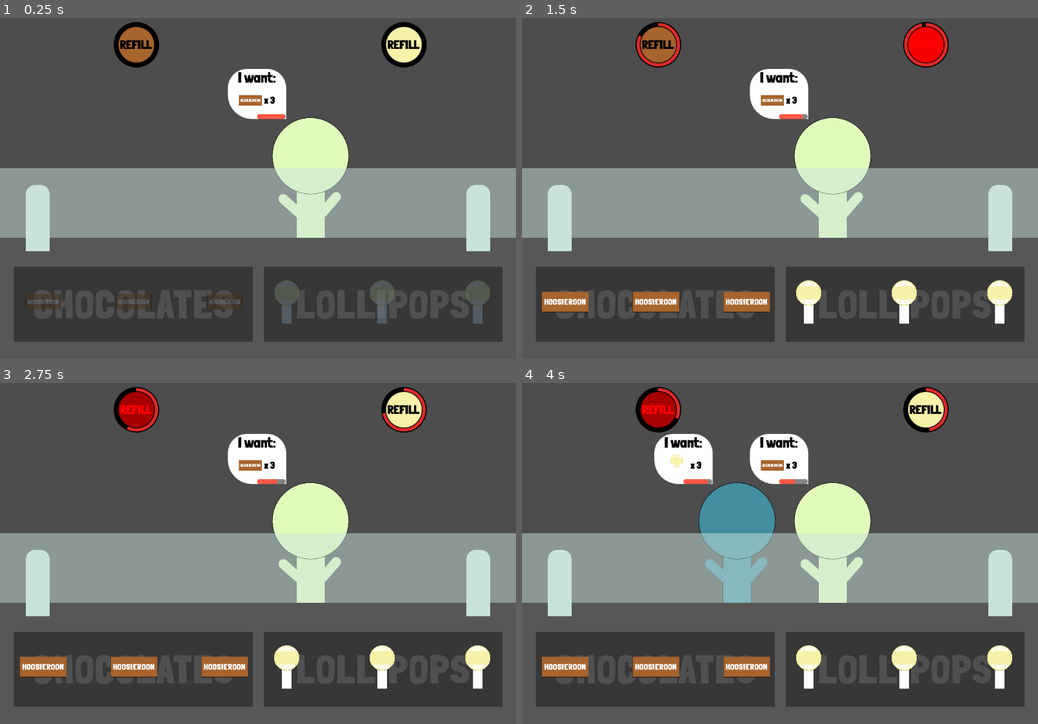
Above: before the commit, frames 1-4 (two rows, left to right).
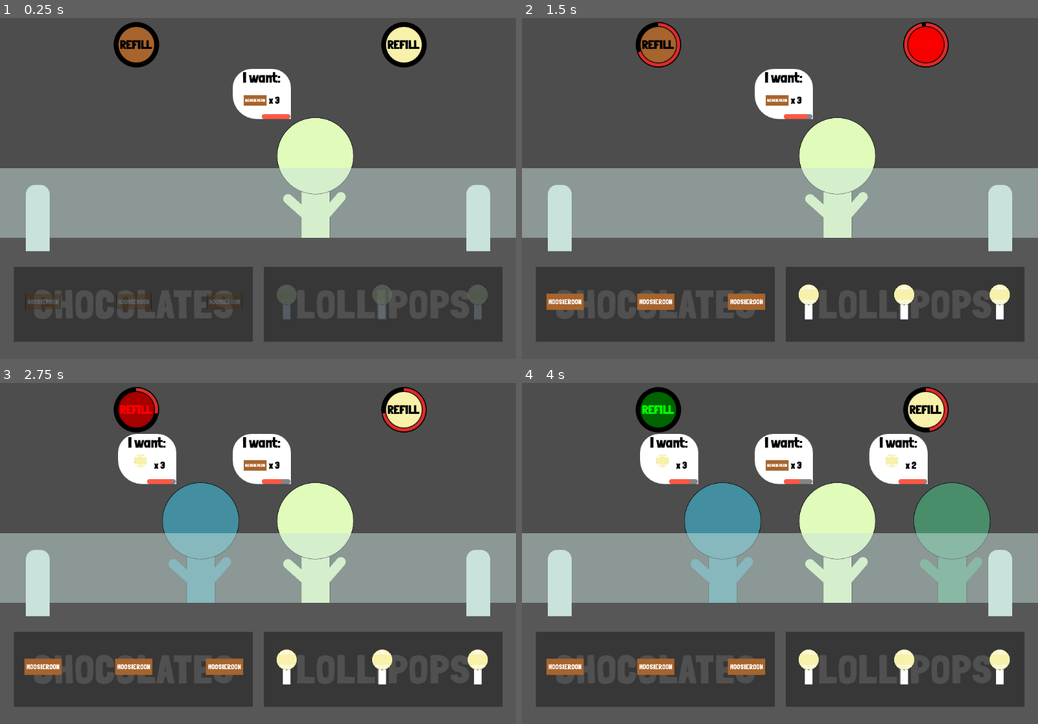
Above: after the commit, the same moments.

Repository: CamComDuck/Hoosieroons
Game: Godot game, scene res://level/level.tscn
The game is run twice, just before and just after one commit, with the same random seed, the same clock (stepped at 60 frames per second) and the same inputs.
Inputs:
- Up to frame 1 (0.25 s): no input
- Up to frame 2 (1.5 s): click "REFILL" at 0.5 s; click "REFILL" at 1.25 s
- Up to frame 3 (2.75 s): click "REFILL" at 2 s
- Up to frame 4 (4 s): click "REFILL" at 2.75 s; click "REFILL" at 3.5 s

The runs differ from the first frame. In frame 1, 1.8% of the frame differs, in the area x 44-95%, y 14-90%; in frame 2, 3.1%; in frame 3, 8.2%; in frame 4, 12%, in the area x 3-96%, y 1-90%.

Commit message:
Fix overlapping collision boxes causing various bugs

Diff:
--- a/project/chocolate/chocolate.gd
+++ b/project/chocolate/chocolate.gd
@@ -15,24 +15,24 @@
 			_offset = get_global_mouse_position() - global_position
 			DragManager.is_dragging = true
 
-
 		if Input.is_action_pressed("click"):
 			global_position = get_global_mouse_position() - _offset
-		elif Input.is_action_just_released("click") and _hovered_object != null:
+
+		elif Input.is_action_just_released("click"):
 			DragManager.is_dragging = false
 
 			if _is_inside_dropable:
+				if _hovered_object != null:
+					DragManager.available_chocolate_spots.append(_current_object)
+					DragManager.available_chocolate_spots.erase(_hovered_object)
 
-				DragManager.available_chocolate_spots.append(_current_object)
-				DragManager.available_chocolate_spots.erase(_hovered_object)
-
-				if _hovered_object.is_in_group("customer"):
-					_hovered_object.want_item_collision("CHOCOLATE")
-					queue_free()
-				else:
-					_current_object = _hovered_object
-					var tween = get_tree().create_tween()
-					tween.tween_property(self, "position",_hovered_object.position, 0.2).set_ease(Tween.EASE_OUT)
+					if _hovered_object.is_in_group("customer"):
+						_hovered_object.want_item_collision("CHOCOLATE")
+						queue_free()
+					else:
+						_current_object = _hovered_object
+						var tween = get_tree().create_tween()
+						tween.tween_property(self, "position",_hovered_object.position, 0.2).set_ease(Tween.EASE_OUT)
 			else:
 				var tween = get_tree().create_tween()
 				tween.tween_property(self, "global_position",_initial_pos, 0.2).set_ease(Tween.EASE_OUT)
@@ -41,13 +41,11 @@
 func _on_mouse_entered() -> void:
 	if not DragManager.is_dragging:
 		_draggable = true
-		scale = Vector2(1.1, 1.1)
 
 
 func _on_mouse_exited() -> void:
 	if not DragManager.is_dragging:
 		_draggable = false
-		scale = Vector2(1, 1)
 
 
 func _on_body_entered(body: Node2D) -> void:
@@ -65,7 +63,6 @@
 		body.modulate = Color(Color.GRAY, 1)
 
 
-
 func _on_body_exited(body: Node2D) -> void:
 	if body.is_in_group(DragManager.dropable_chocolate_group):
 		_is_inside_dropable = false
--- a/project/chocolate/chocolate.tscn
+++ b/project/chocolate/chocolate.tscn
@@ -4,7 +4,7 @@
 [ext_resource type="Texture2D" uid="uid://dce0nvmb3f6id" path="res://chocolate/chocolate.png" id="1_mor37"]
 
 [sub_resource type="RectangleShape2D" id="RectangleShape2D_yby3i"]
-size = Vector2(98, 42)
+size = Vector2(75, 32)
 
 [node name="Chocolate" type="Area2D"]
 z_index = 12
@@ -14,10 +14,11 @@
 script = ExtResource("1_alwcb")
 
 [node name="Sprite2D" type="Sprite2D" parent="."]
-scale = Vector2(0.1, 0.1)
+scale = Vector2(0.08, 0.08)
 texture = ExtResource("1_mor37")
 
 [node name="CollisionShape2D" type="CollisionShape2D" parent="."]
+position = Vector2(-0.5, 0)
 shape = SubResource("RectangleShape2D_yby3i")
 
 [connection signal="body_entered" from="." to="." method="_on_body_entered"]
--- a/project/customer/customer.gd
+++ b/project/customer/customer.gd
@@ -36,7 +36,6 @@
 
 func want_item_collision(item : String) -> void:
 	if item == _want_item:
-		print("receive emit!")
 		_items_left -= 1
 		if _items_left > 0:
 			item_count.text = "x " + str(_items_left)
--- a/project/customer/customer.tscn
+++ b/project/customer/customer.tscn
@@ -22,7 +22,7 @@
 
 [sub_resource type="CapsuleShape2D" id="CapsuleShape2D_vmd3l"]
 radius = 77.02
-height = 291.4
+height = 250.0
 
 [node name="Customer" type="StaticBody2D" groups=["customer"]]
 collision_layer = 2
@@ -86,6 +86,7 @@
 one_shot = true
 
 [node name="CollisionShape2D" type="CollisionShape2D" parent="."]
+position = Vector2(0, -11)
 shape = SubResource("CapsuleShape2D_vmd3l")
 
 [connection signal="timeout" from="HappinessTimer" to="." method="_on_happiness_timer_timeout"]
--- a/project/level/level.gd
+++ b/project/level/level.gd
@@ -66,7 +66,7 @@
 
 
 func _restart_respawn_timer() -> void:
-	var random_time = randf_range(2.5, 4.5)
+	var random_time = randf_range(1.5, 3.25)
 	customer_respawn_timer.wait_time = random_time
 	customer_respawn_timer.start()
 
--- a/project/level/level.tscn
+++ b/project/level/level.tscn
@@ -45,19 +45,19 @@
 position = Vector2(1000, 600)
 
 [node name="CustomerSpot1" type="Marker2D" parent="."]
-position = Vector2(250, 350)
+position = Vector2(180, 350)
 gizmo_extents = 50.0
 
 [node name="CustomerSpot2" type="Marker2D" parent="."]
-position = Vector2(450, 350)
+position = Vector2(420, 350)
 gizmo_extents = 50.0
 
 [node name="CustomerSpot3" type="Marker2D" parent="."]
-position = Vector2(650, 350)
+position = Vector2(660, 350)
 gizmo_extents = 50.0
 
 [node name="CustomerSpot4" type="Marker2D" parent="."]
-position = Vector2(850, 350)
+position = Vector2(900, 350)
 gizmo_extents = 50.0
 
 [node name="CustomerRespawnTimer" type="Timer" parent="."]
@@ -95,7 +95,7 @@
 texture_progress = ExtResource("11_4r8pt")
 
 [node name="ChocolateRefillTimer" type="Timer" parent="ChocolateRefillButton"]
-wait_time = 5.0
+wait_time = 3.0
 
 [node name="LollipopRefillButton" type="Button" parent="."]
 z_index = 30
--- a/project/lollipop/lollipop.gd
+++ b/project/lollipop/lollipop.gd
@@ -17,21 +17,22 @@
 
 		if Input.is_action_pressed("click"):
 			global_position = get_global_mouse_position() - _offset
-		elif Input.is_action_just_released("click") and _hovered_object != null:
+
+		elif Input.is_action_just_released("click"):
 			DragManager.is_dragging = false
 
 			if _is_inside_dropable:
+				if _hovered_object != null:
+					DragManager.available_lollipop_spots.append(_current_object)
+					DragManager.available_lollipop_spots.erase(_hovered_object)
 
-				DragManager.available_lollipop_spots.append(_current_object)
-				DragManager.available_lollipop_spots.erase(_hovered_object)
-
-				if _hovered_object.is_in_group("customer"):
-					_hovered_object.want_item_collision("LOLLIPOP")
-					queue_free()
-				else:
-					_current_object = _hovered_object
-					var tween = get_tree().create_tween()
-					tween.tween_property(self, "position",_hovered_object.position, 0.2).set_ease(Tween.EASE_OUT)
+					if _hovered_object.is_in_group("customer"):
+						_hovered_object.want_item_collision("LOLLIPOP")
+						queue_free()
+					else:
+						_current_object = _hovered_object
+						var tween = get_tree().create_tween()
+						tween.tween_property(self, "position",_hovered_object.position, 0.2).set_ease(Tween.EASE_OUT)
 			else:
 				var tween = get_tree().create_tween()
 				tween.tween_property(self, "global_position",_initial_pos, 0.2).set_ease(Tween.EASE_OUT)
@@ -40,13 +41,11 @@
 func _on_mouse_entered() -> void:
 	if not DragManager.is_dragging:
 		_draggable = true
-		scale = Vector2(1.1, 1.1)
 
 
 func _on_mouse_exited() -> void:
 	if not DragManager.is_dragging:
 		_draggable = false
-		scale = Vector2(1, 1)
 
 
 func _on_body_entered(body: Node2D) -> void:
@@ -64,7 +63,6 @@
 		body.modulate = Color(Color.GRAY, 1)
 
 
-
 func _on_body_exited(body: Node2D) -> void:
 	if body.is_in_group(DragManager.dropable_lollipop_group):
 		_is_inside_dropable = false
--- a/project/lollipop/lollipop.tscn
+++ b/project/lollipop/lollipop.tscn
@@ -4,8 +4,8 @@
 [ext_resource type="Texture2D" uid="uid://ce1vnobxbmms1" path="res://lollipop/lollipop.png" id="2_g38xy"]
 
 [sub_resource type="CapsuleShape2D" id="CapsuleShape2D_okgvc"]
-radius = 22.49
-height = 90.77
+radius = 20.0
+height = 72.0
 
 [node name="Lollipop" type="Area2D"]
 collision_layer = 3
@@ -15,7 +15,7 @@
 [node name="Sprite2D" type="Sprite2D" parent="."]
 z_index = 12
 z_as_relative = false
-scale = Vector2(0.1, 0.1)
+scale = Vector2(0.08, 0.08)
 texture = ExtResource("2_g38xy")
 
 [node name="CollisionShape2D" type="CollisionShape2D" parent="."]
--- a/project/lollipop_spot/lollipop_spot.tscn
+++ b/project/lollipop_spot/lollipop_spot.tscn
@@ -1,7 +1,11 @@
-[gd_scene load_steps=3 format=3 uid="uid://d2vom4ev05xj4"]
+[gd_scene load_steps=4 format=3 uid="uid://d2vom4ev05xj4"]
 
 [ext_resource type="Script" path="res://lollipop_spot/lollipop_spot.gd" id="1_3rq4q"]
 [ext_resource type="Texture2D" uid="uid://ce1vnobxbmms1" path="res://lollipop/lollipop.png" id="1_qj7ls"]
+
+[sub_resource type="CapsuleShape2D" id="CapsuleShape2D_tbqth"]
+radius = 20.0
+height = 78.0
 
 [node name="LollipopSpot" type="StaticBody2D" groups=["dropable_spot_lollipop"]]
 z_index = 11
@@ -9,8 +13,8 @@
 script = ExtResource("1_3rq4q")
 
 [node name="Sprite2D" type="Sprite2D" parent="."]
-scale = Vector2(0.1, 0.1)
+scale = Vector2(0.08, 0.08)
 texture = ExtResource("1_qj7ls")
 
-[node name="CollisionPolygon2D" type="CollisionPolygon2D" parent="."]
-polygon = PackedVector2Array(0, -45, 14, -41, 24, -31, 26, -14, 21, -2, 10, 6, 10, 46, -10, 46, -10, 6, -21, -2, -27, -17, -22, -33, -13, -42)
+[node name="CollisionShape2D" type="CollisionShape2D" parent="."]
+shape = SubResource("CapsuleShape2D_tbqth")
